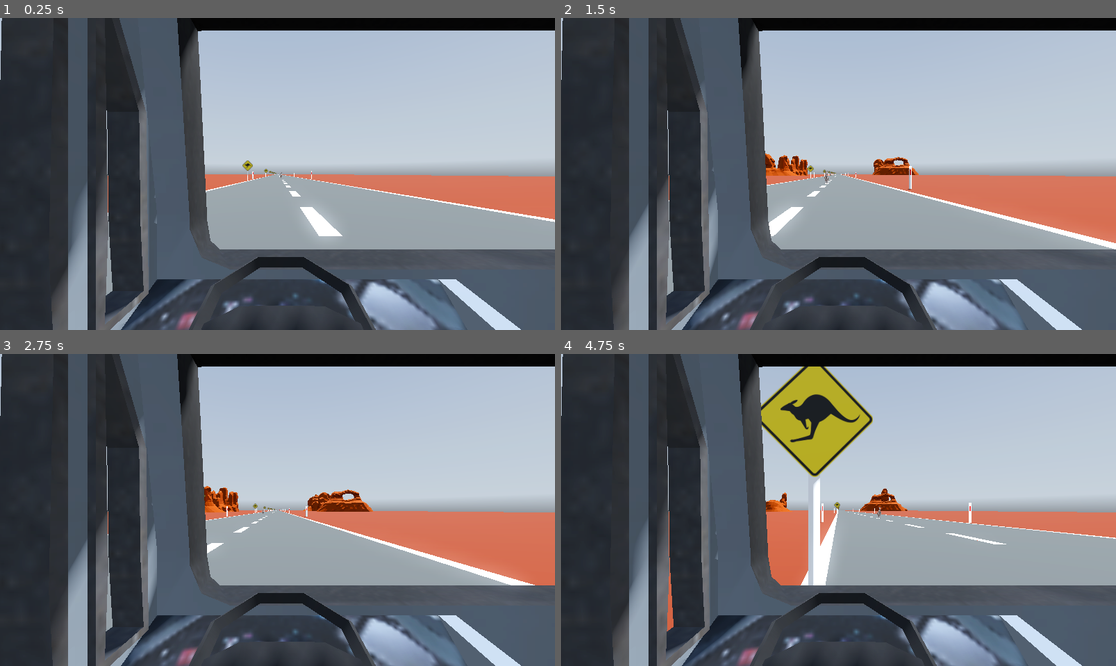
Above: before the commit, frames 1-4 (two rows, left to right).
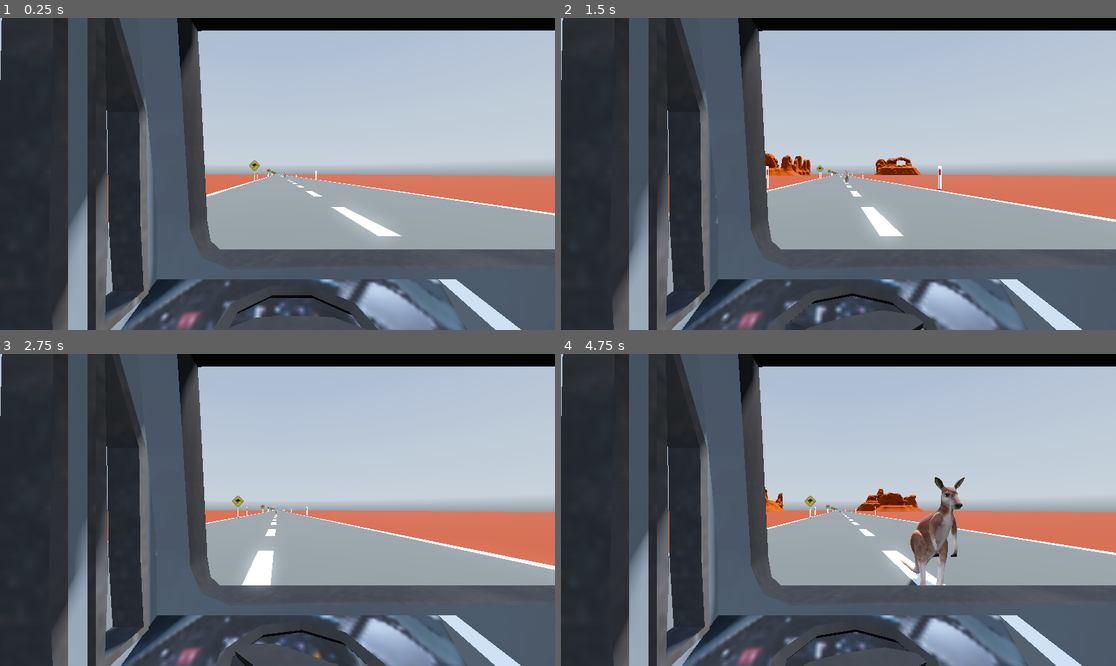
Above: after the commit, the same moments.

Repository: GeorgRut/Year12Godot
Game: Godot game, scene res://world.tscn
Two runs of this game, one before a commit and one after it. Both use one fixed random seed, a clock stepped at 60 frames per second and the inputs below. A sky picture missing from this copy of the repository is replaced by a grey-blue gradient.
Inputs:
- Up to frame 1 (0.25 s): no input
- Up to frame 2 (1.5 s): hold Right (ui_right) 0.53-1.28 s; hold Left (ui_left) from 1.28 s (still down)
- Up to frame 3 (2.75 s): release Left (ui_left) at 2.03 s; hold Right (ui_right) from 2.03 s (still down)
- Up to frame 4 (4.75 s): release Right (ui_right) at 3.53 s; hold Left (ui_left) from 3.53 s (still down)

The runs differ from the first frame. In frame 1, 4.5% of the frame differs, in the area x 9-100%, y 2-100%; in frame 2, 6.6%; in frame 3, 7.1%; in frame 4, 14%.

Commit message:
wheel movin
movin

Diff:
--- a/CarGame/node_3d.gd
+++ b/CarGame/node_3d.gd
@@ -6,6 +6,7 @@
 # Get the gravity from the project settings to be synced with RigidBody nodes.
 var gravity = ProjectSettings.get_setting("physics/3d/default_gravity")
 
+@onready var animation_player: AnimationPlayer = $Node3D/AnimationPlayer
 
 func _physics_process(delta):
 	# Add the gravity.
@@ -19,9 +20,22 @@
 	var direction = (transform.basis * Vector3(input_dir, 0, 0)).normalized()
 	if direction:
 		velocity.x = direction.x * SPEED
+		# Check if input dir greater than 0 and if so, play the turn right animation
+		if Input.is_action_pressed("ui_right"):
+			animation_player.play("TurnRight")
+		elif Input.is_action_pressed("ui_left"):
+			animation_player.play("TurnLeft")
+
+# Check if input dir less than 0 and if so, play the turn left animation
+
+
+# Optional: Stop the animation if no input is detected
+
+
 
 	else:
-		velocity.x = move_toward(velocity.x, 0, SPEED)
+		velocity.x = move_toward(velocity.x, -5, SPEED)
+		#play the straight animation
 
 
 	move_and_slide()
--- a/CarGame/node_3d.tscn
+++ b/CarGame/node_3d.tscn
@@ -1,9 +1,82 @@
-[gd_scene load_steps=4 format=3 uid="uid://cjvf07ggin8d7"]
+[gd_scene load_steps=10 format=3 uid="uid://cjvf07ggin8d7"]
 
 [ext_resource type="PackedScene" uid="uid://cy8y2ap2li26m" path="res://Models/Bus.glb" id="1_abcuj"]
 [ext_resource type="Script" path="res://node_3d.gd" id="1_pl31i"]
+[ext_resource type="PackedScene" uid="uid://dkokl6ojgai2x" path="res://Models/BusWheel.glb" id="3_yeppi"]
 
 [sub_resource type="BoxShape3D" id="BoxShape3D_trld5"]
+size = Vector3(2.44559, 4.02722, 8.94232)
+
+[sub_resource type="Animation" id="Animation_d3wc4"]
+resource_name = "TurnRight"
+length = 0.5
+tracks/0/type = "value"
+tracks/0/imported = false
+tracks/0/enabled = true
+tracks/0/path = NodePath("BusWheel:rotation")
+tracks/0/interp = 1
+tracks/0/loop_wrap = true
+tracks/0/keys = {
+"times": PackedFloat32Array(0, 0.5),
+"transitions": PackedFloat32Array(1, 1),
+"update": 0,
+"values": [Vector3(0, -1.5708, 0), Vector3(0, -2.43219, 0)]
+}
+
+[sub_resource type="Animation" id="Animation_5d6lr"]
+length = 0.001
+tracks/0/type = "value"
+tracks/0/imported = false
+tracks/0/enabled = true
+tracks/0/path = NodePath("BusWheel:rotation")
+tracks/0/interp = 1
+tracks/0/loop_wrap = true
+tracks/0/keys = {
+"times": PackedFloat32Array(0),
+"transitions": PackedFloat32Array(1),
+"update": 0,
+"values": [Vector3(0, -1.5708, 0)]
+}
+
+[sub_resource type="Animation" id="Animation_2webm"]
+resource_name = "TurnLeft"
+length = 0.5
+tracks/0/type = "value"
+tracks/0/imported = false
+tracks/0/enabled = true
+tracks/0/path = NodePath("BusWheel:rotation")
+tracks/0/interp = 1
+tracks/0/loop_wrap = true
+tracks/0/keys = {
+"times": PackedFloat32Array(0, 0.5),
+"transitions": PackedFloat32Array(1, 1),
+"update": 0,
+"values": [Vector3(0, -1.5708, 0), Vector3(0, -0.705549, 0)]
+}
+
+[sub_resource type="Animation" id="Animation_i2pjf"]
+resource_name = "Straight"
+length = 0.5
+tracks/0/type = "value"
+tracks/0/imported = false
+tracks/0/enabled = true
+tracks/0/path = NodePath("BusWheel:rotation")
+tracks/0/interp = 1
+tracks/0/loop_wrap = true
+tracks/0/keys = {
+"times": PackedFloat32Array(0),
+"transitions": PackedFloat32Array(1),
+"update": 0,
+"values": [Vector3(0, -1.5708, 0)]
+}
+
+[sub_resource type="AnimationLibrary" id="AnimationLibrary_wclcb"]
+_data = {
+"RESET": SubResource("Animation_5d6lr"),
+"Straight": SubResource("Animation_i2pjf"),
+"TurnLeft": SubResource("Animation_2webm"),
+"TurnRight": SubResource("Animation_d3wc4")
+}
 
 [node name="BUS" type="CharacterBody3D"]
 script = ExtResource("1_pl31i")
@@ -12,7 +85,21 @@
 transform = Transform3D(-4.37114e-08, 0, -1, 0, 1, 0, 1, 0, -4.37114e-08, -0.233939, 1.70815, 6.24018)
 
 [node name="CollisionShape3D" type="CollisionShape3D" parent="."]
+transform = Transform3D(1, 0, 0, 0, 1, 0, 0, 0, 1, -0.385962, 1.51361, 3.97116)
 shape = SubResource("BoxShape3D_trld5")
 
 [node name="Camera3D" type="Camera3D" parent="."]
 transform = Transform3D(1, 0, 0, 0, 1, 0, 0, 0, 1, -0.99, 1.958, 1.927)
+
+[node name="Node3D" type="Node3D" parent="."]
+transform = Transform3D(1, 0, 0, 0, 1, 0, 0, 0, 1, -0.925917, 1.40958, 1.27374)
+
+[node name="BusWheel" parent="Node3D" instance=ExtResource("3_yeppi")]
+transform = Transform3D(-4.37114e-08, 0, -1, 0, 1, 0, 1, 0, -4.37114e-08, 0, 0, 0)
+
+[node name="AnimationPlayer" type="AnimationPlayer" parent="Node3D"]
+libraries = {
+"": SubResource("AnimationLibrary_wclcb")
+}
+
+[editable path="Bus2"]
--- a/CarGame/project.godot
+++ b/CarGame/project.godot
@@ -12,18 +12,18 @@
 
 config/name="CarGame"
 run/main_scene="res://world.tscn"
-config/features=PackedStringArray("4.2", "Forward Plus")
+config/features=PackedStringArray("4.3", "Forward Plus")
 config/icon="res://icon.svg"
 
 [input]
 
 MoveLeft={
 "deadzone": 0.5,
-"events": [Object(InputEventKey,"resource_local_to_scene":fa …(171 unchanged characters)… keycode":65,"key_label":0,"unicode":97,"echo":false,"script":null)
+"events": [Object(InputEventKey,"resource_local_to_scene":fa …(171 unchanged characters)… keycode":65,"key_label":0,"unicode":97,"location":0,"echo":false,"script":null)
 ]
 }
 MoveRight={
 "deadzone": 0.5,
-"events": [Object(InputEventKey,"resource_local_to_scene":fa …(172 unchanged characters)… eycode":68,"key_label":0,"unicode":100,"echo":false,"script":null)
+"events": [Object(InputEventKey,"resource_local_to_scene":fa …(172 unchanged characters)… eycode":68,"key_label":0,"unicode":100,"location":0,"echo":false,"script":null)
 ]
 }
--- a/CarGame/roo.gd
+++ b/CarGame/roo.gd
@@ -5,3 +5,12 @@
 func _physics_process(delta: float) -> void:
 	var move = speed * delta
 	translate(transform.basis.z * move )
+
+
+func _on_body_entered(body: Node3D) -> void:
+	if body.name == "BUS":
+		reset_scene()
+
+func reset_scene():
+	# You can use get_tree().reload_current_scene() to reset the current scene
+	get_tree().reload_current_scene()
--- a/CarGame/roo.tscn
+++ b/CarGame/roo.tscn
@@ -16,4 +16,4 @@
 transform = Transform3D(1, 0, 0, 0, 1, 0, 0, 0, 1, 0.000289917, 1.19485, 0)
 shape = SubResource("BoxShape3D_i4k7j")
 
-[node name="Timer" type="Timer" parent="."]
+[connection signal="body_entered" from="." to="." method="_on_body_entered"]
--- a/CarGame/world.tscn
+++ b/CarGame/world.tscn
@@ -144,6 +144,13 @@
 [node name="CollisionShape3D" type="CollisionShape3D" parent="outofbounds"]
 shape = SubResource("BoxShape3D_xxv8f")
 
+[node name="outofbounds2" type="Area3D" parent="."]
+transform = Transform3D(1, 0, 0, 0, 1, 0, 0, 0, 1, -8.06131, 0.955606, 8.62661)
+script = ExtResource("9_tj1lj")
+
+[node name="CollisionShape3D" type="CollisionShape3D" parent="outofbounds2"]
+shape = SubResource("BoxShape3D_xxv8f")
+
 [connection signal="timeout" from="RooSpawner/Timer" to="RooSpawner" method="_on_timer_timeout"]
 [connection signal="timeout" from="DesertSpawner/Timer" to="DesertSpawner" method="_on_timer_timeout"]
 [connection signal="timeout" from="DesertSpawner2/Timer" to="DesertSpawner2" method="_on_timer_timeout"]
@@ -151,3 +158,5 @@
 [connection signal="timeout" from="PowerpoleSpawner2/Timer" to="PowerpoleSpawner2" method="_on_timer_timeout"]
 [connection signal="area_shape_entered" from="outofbounds" to="BUS" method="_on_area_3d_area_shape_entered"]
 [connection signal="body_entered" from="outofbounds" to="outofbounds" method="_on_body_entered"]
+[connection signal="area_shape_entered" from="outofbounds2" to="BUS" method="_on_area_3d_area_shape_entered"]
+[connection signal="body_entered" from="outofbounds2" to="outofbounds2" method="_on_body_entered"]
Binary file changed: CarGame/Models/Bus.glb
Binary file added: CarGame/Models/BusWheel.glb
Not shown, changed: CarGame/Models/BusWheel.glb.import
Binary file added: CarGame/Models/BusWheel_Bus.png
Not shown, added: CarGame/Models/BusWheel_Bus.png.import
